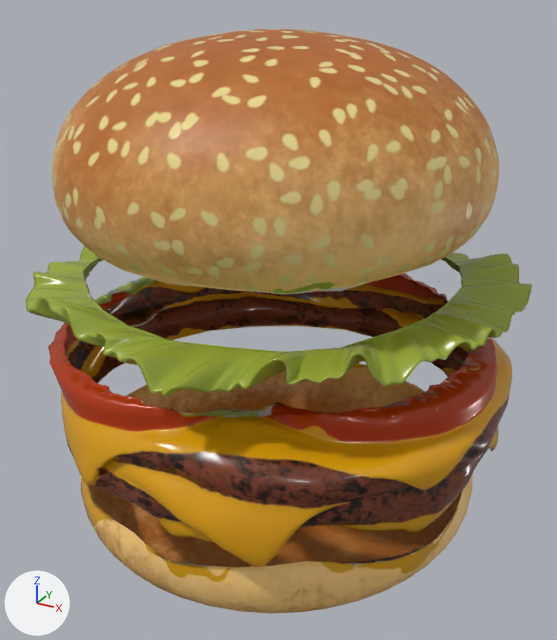
Before and after pictures for a commit that changed the glTF model assets/models/burger.glb.
One viewpoint serves both versions: a 50 mm camera at (2.9, -5.24, 2.68) aimed at (0.07, -0.1, 0.11). The lights are fixed; the arrows at lower left show +X, +Y and +Z. The older version comes first. Both versions are drawn at frame 24 of the action 'open'; the numbers are the values there.

Names of what the first picture shows: 'piece_01', 'piece_02', 'piece_03', 'piece_04', 'piece_06', 'piece_07', 'piece_08' and 1 more.
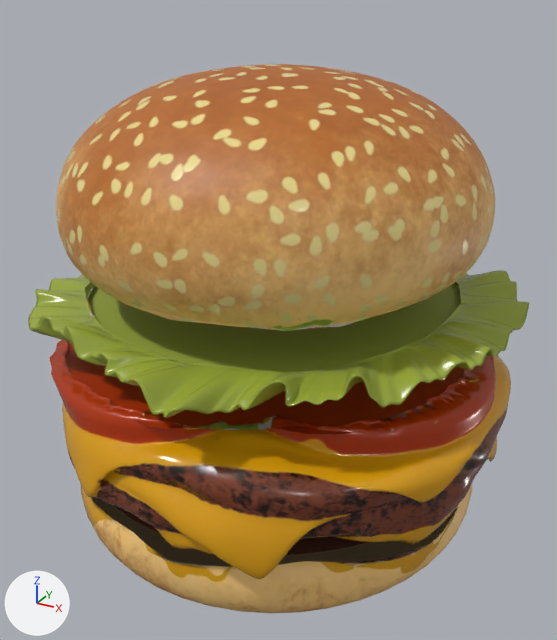
ob_top_bun is not drawn itself; it is the parent of ob_piece_01.
ob_lettuce is not drawn itself; it is the parent of ob_piece_02, ob_piece_03, ob_piece_04, ob_piece_05.
ob_filling is not drawn itself; it is the parent of ob_piece_06, ob_piece_07.

What the commit changed:
Material 'cut_bread' (mat_cut_bread) is new.
Its base color is (0.848, 0.604, 0.319) (beige #edcc99).
Its roughness is 0.95.
Material 'filling_bottom' (mat_filling_bottom) is new.
Its base color is (0.0783, 0.0192, 0.00787) (brown #4f2616).
Its roughness is 0.8.
Material 'filling_top' (mat_filling_top) is new.
Its base color is (0.441, 0.0348, 0.000474) (brown #b13402).
Its roughness is 0.4.
Material 'lettuce_middle' (mat_lettuce_middle) is new.
Its base color is (0.319, 0.397, 0.0442) (green #99a93b).
Its roughness is 0.6.
Mesh me_bottom_bun_cut_1 is new.
It has 49 vertices, 48 faces and spans x -1.7..1.72, y 1.09..1.14, z -1.79..1.75.
It uses material mat_cut_bread (beige #edcc99).
Mesh me_filling_bottom is new.
It has 97 vertices, 96 faces and spans x -1.65..1.7, y 1.22, z -1.71..1.64.
It uses material mat_filling_bottom (brown #4f2616).
Mesh me_filling_top is new.
It has 97 vertices, 96 faces and spans x -1.69..1.68, y 0.33, z -1.7..1.76.
It uses material mat_filling_top (brown #b13402).
Mesh me_lettuce_middle is new.
It has 194 vertices, 384 faces and spans x -1.51..1.49, y 0.23..0.27, z -1.54..1.5.
It uses material mat_lettuce_middle (green #99a93b).
Object 'top_bun' (ob_top_bun) moves from (0.0, -1.1, 0.0) to (0.0, -0.85, 0.0).
Object 'lettuce' (ob_lettuce) moves from (0.0, -0.7, 0.0) to (0.0, -0.55, 0.0).
Object 'filling' (ob_filling) moves from (0.0, -0.35, 0.0) to (0.0, -0.25, 0.0).
Object 'bottom_bun_cut_1' (ob_bottom_bun_cut_1) is new; it shows me_bottom_bun_cut_1.
Its parent is ob_bottom_bun.
Its location is (0.0, 0.0, 0.0).
Object 'filling_bottom' (ob_filling_bottom) is new; it shows me_filling_bottom.
Its parent is ob_filling.
Its location is (0.0, 0.0, 0.0).
Object 'filling_top' (ob_filling_top) is new; it shows me_filling_top.
Its parent is ob_filling.
Its location is (0.0, 0.0, 0.0).
Object 'lettuce_middle' (ob_lettuce_middle) is new; it shows me_lettuce_middle.
Its parent is ob_lettuce.
Its location is (0.0, 0.0, 0.0).

Changed parts and their boxes [x1, y1, x2, y2] in the pictures (557 x 640 px):
'piece_01', moved
    before: [52, 29, 499, 295]
    after: [56, 64, 495, 331]
'piece_06', moved
    before: [48, 277, 372, 567]
    after: [50, 340, 371, 579]
'piece_03', moved
    before: [73, 253, 532, 397]
    after: [76, 270, 529, 418]
'piece_07', moved
    before: [255, 273, 512, 533]
    after: [354, 356, 511, 544]
'lettuce_middle', added
    after: [88, 284, 460, 372]
'filling_top', added (brown)
    after: [65, 342, 465, 434]
'piece_02', moved
    before: [25, 246, 129, 333]
    after: [28, 274, 129, 353]
'bottom_bun_cut_1', added
    after: [92, 497, 457, 567]
'piece_04', moved
    before: [54, 257, 494, 396]
    after: [56, 283, 491, 417]
'filling_bottom', added (mostly hidden)
    after: [115, 506, 367, 554]
'piece_05', moved
    before: [31, 300, 71, 326]
    after: [33, 319, 73, 344]
